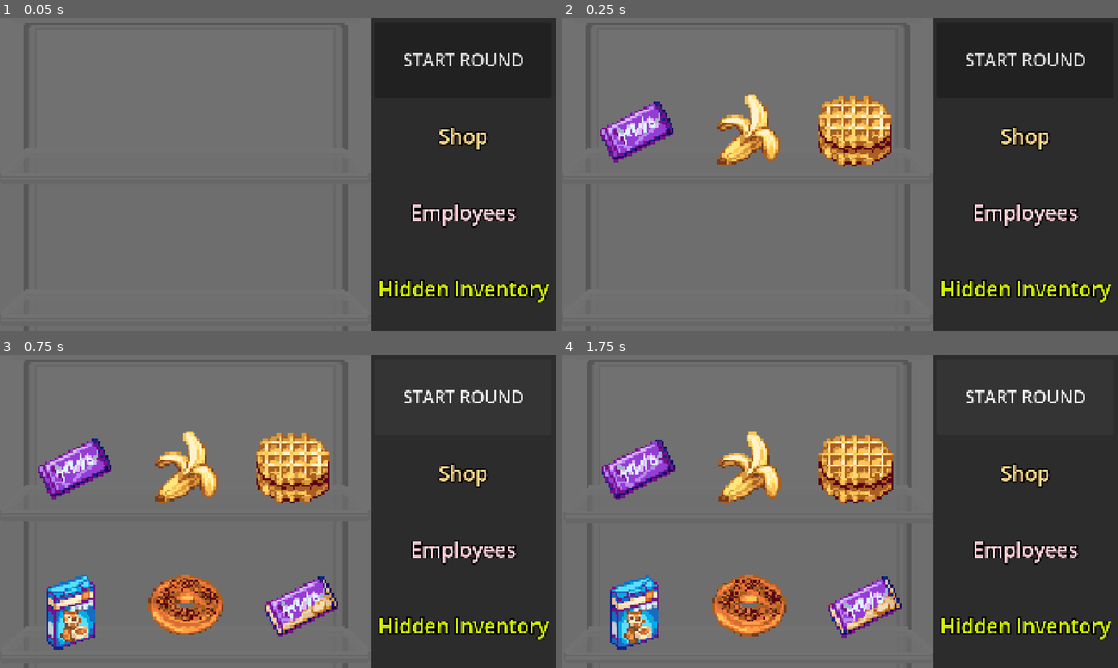
Above: before the commit, frames 1-4 (two rows, left to right).
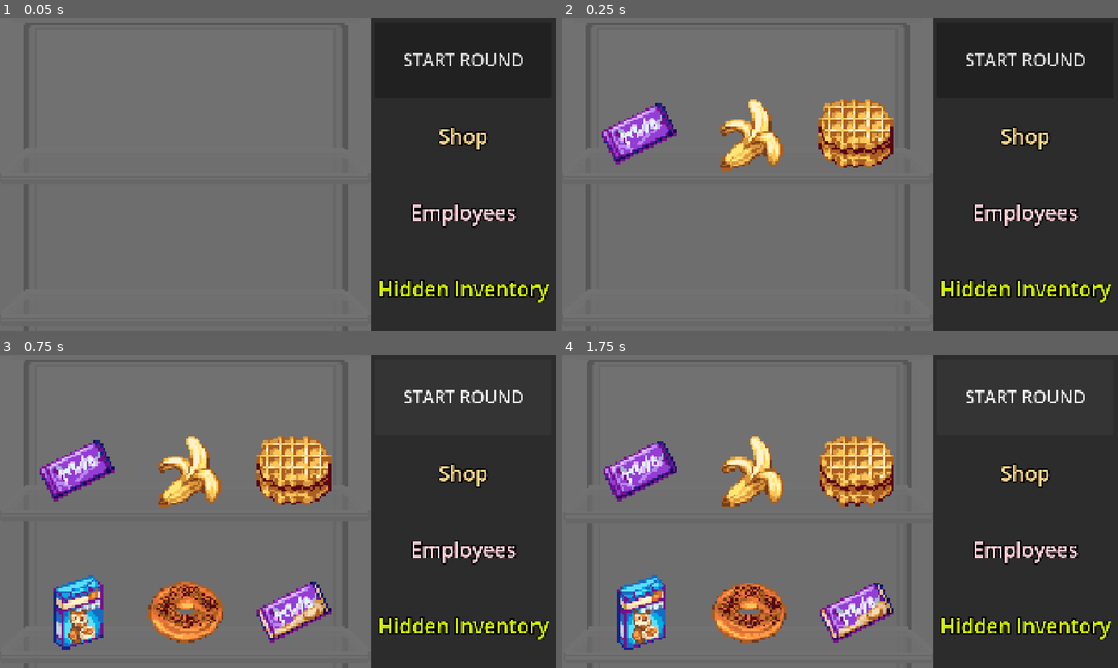
Above: after the commit, the same moments.

Repository: terebigeemu/usydjam
Game: Godot game, scene res://scenes/fridge.tscn
Two runs of this game, one before a commit and one after it. Both use one fixed random seed, a clock stepped at 60 frames per second and the inputs below.
Inputs:
- Up to frame 1 (0.05 s): no input
- Up to frame 2 (0.25 s): no input
- Up to frame 3 (0.75 s): click "START ROUND" at 0.5 s
- Up to frame 4 (1.75 s): click "START ROUND" at 1.25 s

Frame 1 is identical in both runs. In frame 2, 4.0% of the frame differs, in the area x 6-60%, y 24-49%; in frame 3, 9.2%; in frame 4, 9.3%, in the area x 7-62%, y 24-95%.

Commit message:
added sfx

Diff:
--- a/scenes/fridge.tscn
+++ b/scenes/fridge.tscn
@@ -11,6 +11,10 @@
 [ext_resource type="Texture2D" uid="uid://57xmjwbynog7" path="res://assets/office1.png" id="7_mq0tr"]
 [ext_resource type="Texture2D" uid="uid://ds4lqrf3qse6w" path="res://assets/fruit-art.png" id="7_nm1dx"]
 [ext_resource type="PackedScene" uid="uid://bvfa18ddvvaon" path="res://scenes/UI.tscn" id="11_s2lay"]
+[ext_resource type="AudioStream" uid="uid://bjxs8isv8r6jr" path="res://assets/Grab.mp3" id="15_iod1f"]
+[ext_resource type="AudioStream" uid="uid://uajwe0q5i253" path="res://assets/FridgeOpen.mp3" id="16_5l13h"]
+[ext_resource type="AudioStream" uid="uid://dtnn22aeghtf1" path="res://assets/FridgeClose.mp3" id="17_tfbev"]
+[ext_resource type="AudioStream" uid="uid://cwqury6eaejp3" path="res://assets/FridgeBuzz.mp3" id="18_v6xy7"]
 
 [sub_resource type="Gradient" id="Gradient_buvrw"]
 colors = PackedColorArray(0.68235296, 0.91764706, 0.9882353, 1, 0.47058824, 0.8666667, 0.98039216, 1)
@@ -1218,6 +1222,14 @@
 position = Vector2(640, 540)
 scale = Vector2(8, 8)
 
+[node name="OpenSFXTimer" type="Timer" parent="." unique_id=1450692559]
+wait_time = 1.5
+one_shot = true
+
+[node name="CloseSFXTimer" type="Timer" parent="." unique_id=154517874]
+wait_time = 4.5
+one_shot = true
+
 [node name="ShakeTimer" type="Timer" parent="." unique_id=928900059]
 wait_time = 2.0
 one_shot = true
@@ -1246,7 +1258,7 @@
 [node name="Stash100" type="Area2D" parent="UI" unique_id=394698429 groups=["stash_cells"]]
 z_index = 999
 z_as_relative = false
-position = Vector2(1349, -241)
+position = Vector2(1350, -241)
 script = ExtResource("4_nm1dx")
 
 [node name="Cell100" type="AnimatedSprite2D" parent="UI/Stash100" unique_id=180398834 groups=["stash_cells"]]
@@ -1263,7 +1275,7 @@
 
 [node name="Stash101" type="Area2D" parent="UI" unique_id=754821852 groups=["stash_cells"]]
 z_index = 5
-position = Vector2(1351, 130)
+position = Vector2(1350, 130)
 script = ExtResource("4_nm1dx")
 
 [node name="Cell101" type="AnimatedSprite2D" parent="UI/Stash101" unique_id=1906242593 groups=["stash_cells"]]
@@ -1296,88 +1308,76 @@
 shape = SubResource("CircleShape2D_buvrw")
 
 [node name="Area1" type="Area2D" parent="." unique_id=2124120713]
-position = Vector2(-2, -22)
+position = Vector2(256, 400)
 
 [node name="Cell1" type="AnimatedSprite2D" parent="Area1" unique_id=249107901]
-position = Vector2(251.00003, 417)
 scale = Vector2(8, 8)
 sprite_frames = SubResource("SpriteFrames_u8bke")
 frame = 35
 
 [node name="Collision1" type="CollisionShape2D" parent="Area1" unique_id=938111889]
-position = Vector2(252, 413.00003)
-scale = Vector2(13.979357, 13.979357)
+scale = Vector2(14, 14)
 shape = SubResource("CircleShape2D_buvrw")
 
 [node name="Area2" type="Area2D" parent="." unique_id=698623990]
-position = Vector2(-11, -27)
+position = Vector2(632, 400)
 
 [node name="Cell2" type="AnimatedSprite2D" parent="Area2" unique_id=662472063]
-position = Vector2(634, 412)
 scale = Vector2(8, 8)
 sprite_frames = SubResource("SpriteFrames_u8bke")
 frame = 39
 frame_progress = 0.36576545
 
 [node name="Collision2" type="CollisionShape2D" parent="Area2" unique_id=1439615668]
-position = Vector2(635, 418)
-scale = Vector2(13.979357, 13.979357)
+scale = Vector2(14, 14)
 shape = SubResource("CircleShape2D_buvrw")
 
 [node name="Area3" type="Area2D" parent="." unique_id=43603100]
-position = Vector2(-27, -14)
+position = Vector2(1004, 400)
 
 [node name="Cell3" type="AnimatedSprite2D" parent="Area3" unique_id=1330796320]
-position = Vector2(1028, 407)
 scale = Vector2(8, 8)
 sprite_frames = SubResource("SpriteFrames_u8bke")
 frame = 43
 
 [node name="Collision3" type="CollisionShape2D" parent="Area3" unique_id=886461438]
-position = Vector2(1039, 404)
-scale = Vector2(13.979357, 13.979357)
+scale = Vector2(14, 14)
 shape = SubResource("CircleShape2D_buvrw")
 
 [node name="Area4" type="Area2D" parent="." unique_id=1025747186]
-position = Vector2(-16, -24)
+position = Vector2(256, 888)
 
 [node name="Cell4" type="AnimatedSprite2D" parent="Area4" unique_id=1068781061]
-position = Vector2(247.00002, 911)
 scale = Vector2(8, 8)
 sprite_frames = SubResource("SpriteFrames_u8bke")
 frame = 26
 
 [node name="Collision4" type="CollisionShape2D" parent="Area4" unique_id=343126224]
-position = Vector2(253.00002, 900)
-scale = Vector2(13.979357, 13.979357)
+scale = Vector2(14, 14)
 shape = SubResource("CircleShape2D_buvrw")
 
 [node name="Area5" type="Area2D" parent="." unique_id=26352538]
-position = Vector2(-5, -25)
+position = Vector2(632, 888)
 
 [node name="Cell5" type="AnimatedSprite2D" parent="Area5" unique_id=426618104]
-position = Vector2(637, 889)
 scale = Vector2(8, 8)
 sprite_frames = SubResource("SpriteFrames_u8bke")
 frame = 1
 
 [node name="Collision5" type="CollisionShape2D" parent="Area5" unique_id=1489543006]
-position = Vector2(630, 900)
-scale = Vector2(13.979357, 13.979357)
+scale = Vector2(14, 14)
 shape = SubResource("CircleShape2D_buvrw")
 
 [node name="Area6" type="Area2D" parent="." unique_id=32644874]
-position = Vector2(-4, -29)
+position = Vector2(1004, 888)
 
 [node name="Cell6" type="AnimatedSprite2D" parent="Area6" unique_id=1128920026]
-position = Vector2(1035.0001, 899.00006)
 scale = Vector2(8, 8)
 sprite_frames = SubResource("SpriteFrames_u8bke")
 frame = 50
 
 [node name="Collision1" type="CollisionShape2D" parent="Area6" unique_id=1203720936]
-position = Vector2(1020.00006, 907.00006)
-scale = Vector2(13.979357, 13.979357)
+scale = Vector2(14, 14)
 shape = SubResource("CircleShape2D_buvrw")
 
 [node name="DoorStatus" type="Label" parent="." unique_id=403201848]
@@ -1387,6 +1387,24 @@
 offset_bottom = -77.0
 text = "InitialState"
 
+[node name="FridgeOpenSFX" type="AudioStreamPlayer2D" parent="." unique_id=223705715]
+stream = ExtResource("16_5l13h")
+volume_db = 24.0
+
+[node name="FridgeCloseSFX" type="AudioStreamPlayer2D" parent="." unique_id=472742746]
+stream = ExtResource("17_tfbev")
+volume_db = 20.0
+
+[node name="FridgeBuzzSFX" type="AudioStreamPlayer2D" parent="." unique_id=1513846490]
+stream = ExtResource("18_v6xy7")
+volume_db = 10.0
+
+[node name="FridgeGrabSFX" type="AudioStreamPlayer2D" parent="." unique_id=1921800784]
+stream = ExtResource("15_iod1f")
+volume_db = 10.0
+
+[connection signal="timeout" from="OpenSFXTimer" to="." method="_on_open_sfx_timer_timeout"]
+[connection signal="timeout" from="CloseSFXTimer" to="." method="_on_close_sfx_timer_timeout"]
 [connection signal="timeout" from="ShakeTimer" to="." method="_on_timer_timeout"]
 [connection signal="timeout" from="ShakeTimer" to="." method="_on_shake_timer_timeout"]
 [connection signal="timeout" from="OpenTimer" to="." method="_on_timer_timeout"]
--- a/scripts/fridge.gd
+++ b/scripts/fridge.gd
@@ -353,8 +353,10 @@
 	if event is InputEventMouseButton and event.pressed:
 		if event.button_index == MOUSE_BUTTON_LEFT and enable_stash_edits == true and swap_in_progress == false:
 			stash_edit(extra_arg_0, extra_arg_1, viewport, event, shape_idx)
+			fridge_grab_sfx.play()
 		elif event.button_index == MOUSE_BUTTON_LEFT and enable_stash_edits == false and swap_in_progress == true:
 			swap_helper(extra_arg_0, extra_arg_1, 0)
+			fridge_grab_sfx.play()
 
 
 func _on_stash_input_event(viewport: Node, event: InputEvent, shape_idx: int, extra_arg_0: NodePath, extra_arg_1: int) -> void:
@@ -370,6 +372,12 @@
 @onready var city: Sprite2D = $Background/City/Sprite2D
 @onready var shake_timer = $ShakeTimer
 @onready var open_timer = $OpenTimer
+@onready var open_sfx_timer = $OpenSFXTimer
+@onready var close_sfx_timer = $CloseSFXTimer
+@onready var fridge_open_sfx = $FridgeOpenSFX
+@onready var fridge_close_sfx = $FridgeCloseSFX
+@onready var fridge_buzz_sfx = $FridgeBuzzSFX
+@onready var fridge_grab_sfx = $FridgeGrabSFX
 
 const CLOSED = 0
 const OPEN = 1
@@ -422,9 +430,11 @@
 
 	if turn_count % 2 != 0:
 		shake_timer.start()
+		open_sfx_timer.start()
 		Globals.refresh_buy_shop.emit()
 	else:
 		fridge_sprite.frame = CLOSED
+		fridge_buzz_sfx.stop()
 
 # Called every frame. 'delta' is the elapsed time since the previous frame.
 func _process(delta: float) -> void:
@@ -444,6 +454,8 @@
 	fridge_sprite.frame = OPEN
 
 	open_timer.start()
+	close_sfx_timer.start()
+	fridge_buzz_sfx.play()
 
 func _on_open_timer_timeout() -> void:
 	var valid_cells = [] # Only cells that have items
@@ -458,6 +470,12 @@
 		cell_array[chosen_idx].frame = item_empty
 
 	advance_turn()
+
+func _on_open_sfx_timer_timeout() -> void:
+	fridge_open_sfx.play()
+
+func _on_close_sfx_timer_timeout() -> void:
+	fridge_close_sfx.play()
 
 func _on_temp_button_input_event(viewport: Node, event: InputEvent, shape_idx: int) -> void:
 	if event is InputEventMouseButton and event.pressed:
Not shown, added: assets/FridgeBuzz.mp3.import
Not shown, added: assets/FridgeClose.mp3.import
Not shown, added: assets/FridgeOpen.mp3.import
Not shown, added: assets/Grab.mp3.import
Not shown, added: assets/FridgeBuzz.mp3
Not shown, added: assets/FridgeClose.mp3
Not shown, added: assets/FridgeOpen.mp3
Not shown, added: assets/Grab.mp3
